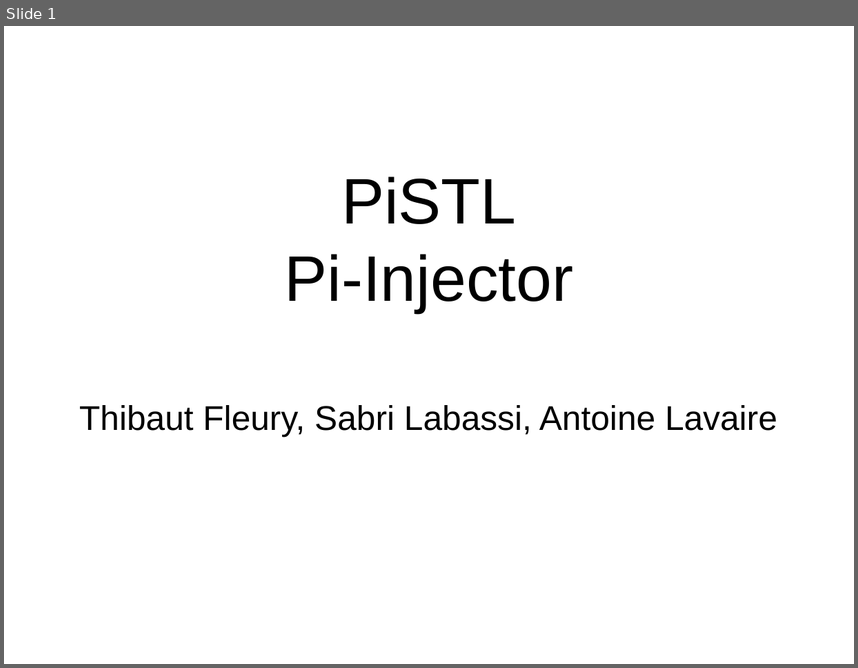
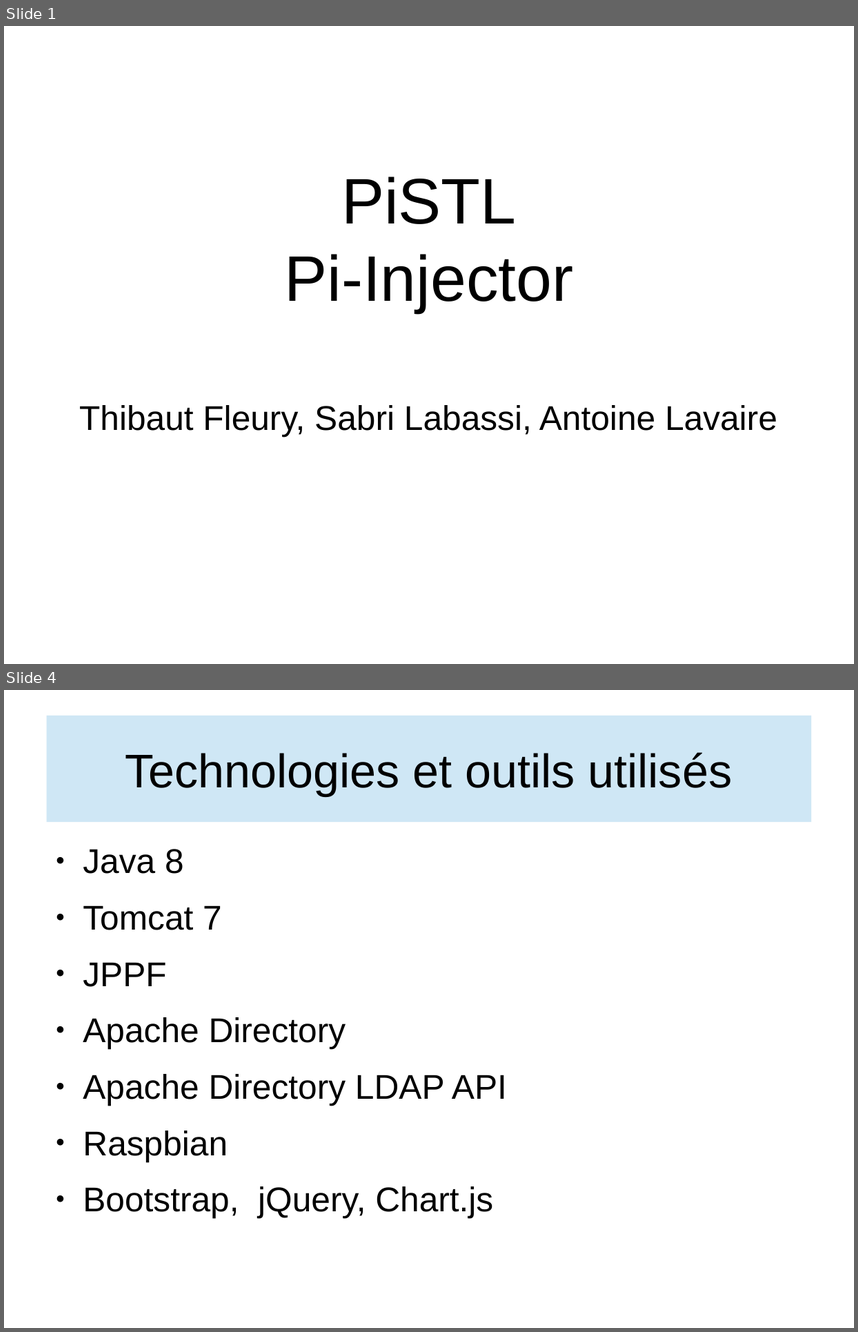
Before and after one commit to elecharny/pi-injector, a slide deck: Documents/Présentation.odp. Shown one above the other, each under a label of ours: slide 1 before the commit, slides 1 and 4 after it; the slides between them are not shown. The pictures are 858x668 and 858x1332 pixels, drawn with LibreOffice and Linux fonts; fonts in the diff are those of the drawing. Boxes give left, top, right and bottom in pixels: in the first picture for what was removed or moved away, otherwise in the second. Text is boxed around its words. In the diff, an @@ line names an element or a change of style, - is before the commit and + after.

```diff
--- a/Documents/Présentation.odp
+++ b/Documents/Présentation.odp
@@ slide 4 added at bbox=[4, 690, 854, 1328], background #FFFFFF @@
@@ title added at bbox=[46, 716, 812, 822], fill #CFE7F5, 44 pt, text #000000 @@
+Technologies et outils utilisés
@@ text added at bbox=[83, 849, 507, 1218], 32 pt, text #000000 @@
+● Java 8
+● Tomcat 7
+● JPPF
+● Apache Directory
+● Apache Directory LDAP API
+● Raspbian
+● Bootstrap, jQuery, Chart.js
```
Also in this commit, not shown: 6 slides changed, 1 other slide added, 1 slide removed, 38 other files.
